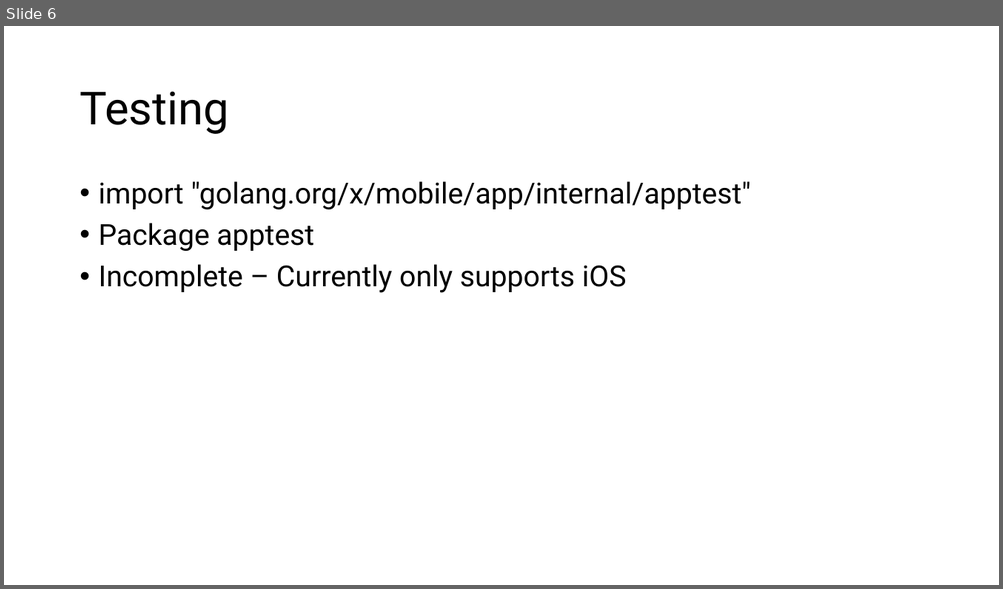
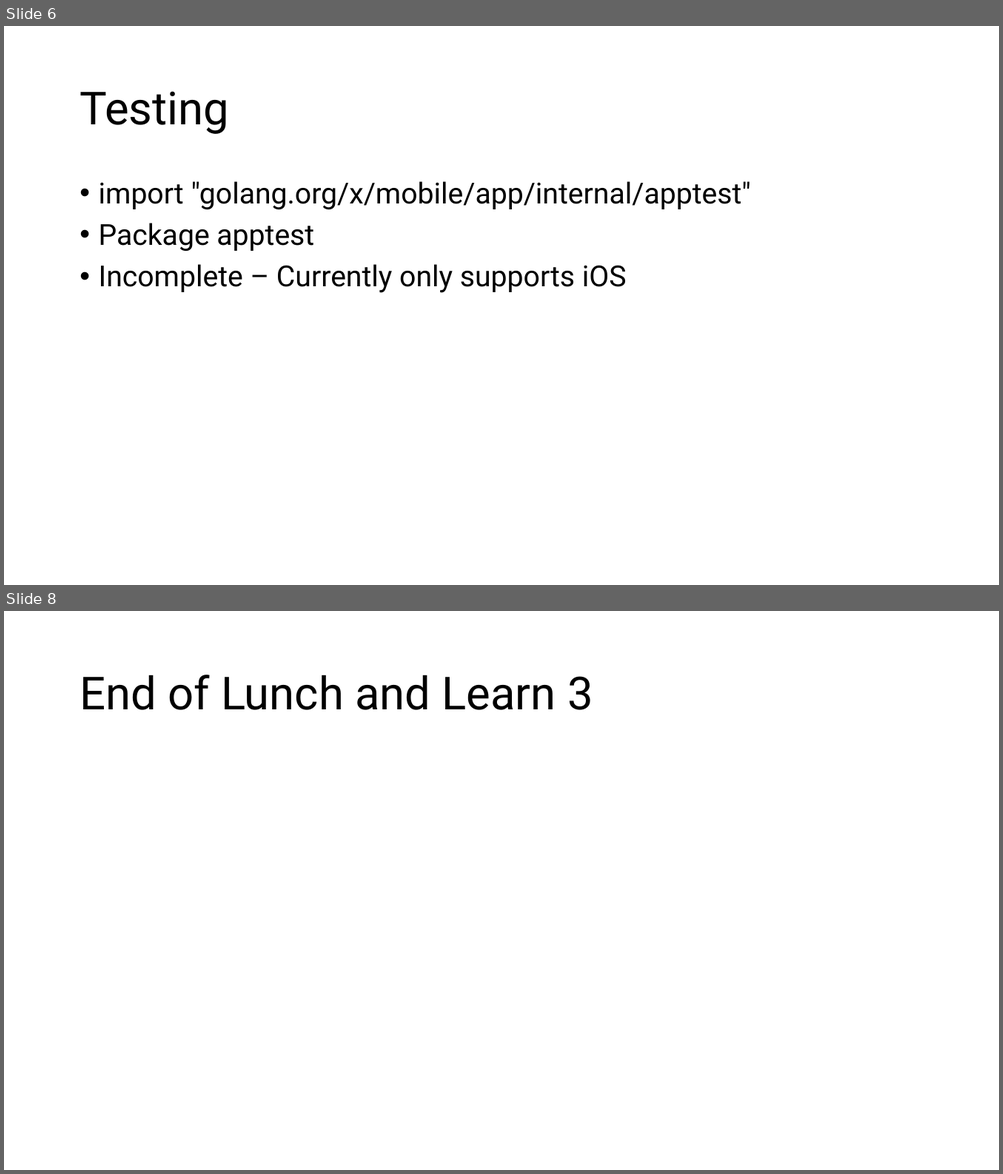
Before and after one commit to AlnaberA/golang_tutorial_projects, a slide deck: assets/powerpoints/golang3.pptx. Shown one above the other, each under a label of ours: slide 6 before the commit, slides 6 and 8 after it; the slides between them are not shown. The pictures are 1003x589 and 1003x1174 pixels, drawn with LibreOffice and Linux fonts; fonts in the diff are those of the drawing. Boxes give left, top, right and bottom in pixels: in the first picture for what was removed or moved away, otherwise in the second. Text is boxed around its words. In the diff, an @@ line names an element or a change of style, - is before the commit and + after.

```diff
--- a/assets/powerpoints/golang3.pptx
+++ b/assets/powerpoints/golang3.pptx
@@ slide 8 added at [4, 611, 999, 1170], background #FFFFFF @@
@@ title added at [79, 675, 593, 710], 44 pt, text #000000 @@
+End of Lunch and Learn 3
```
Also in this commit, not shown: 4 slides changed, 1 slide removed, 35 other files.
